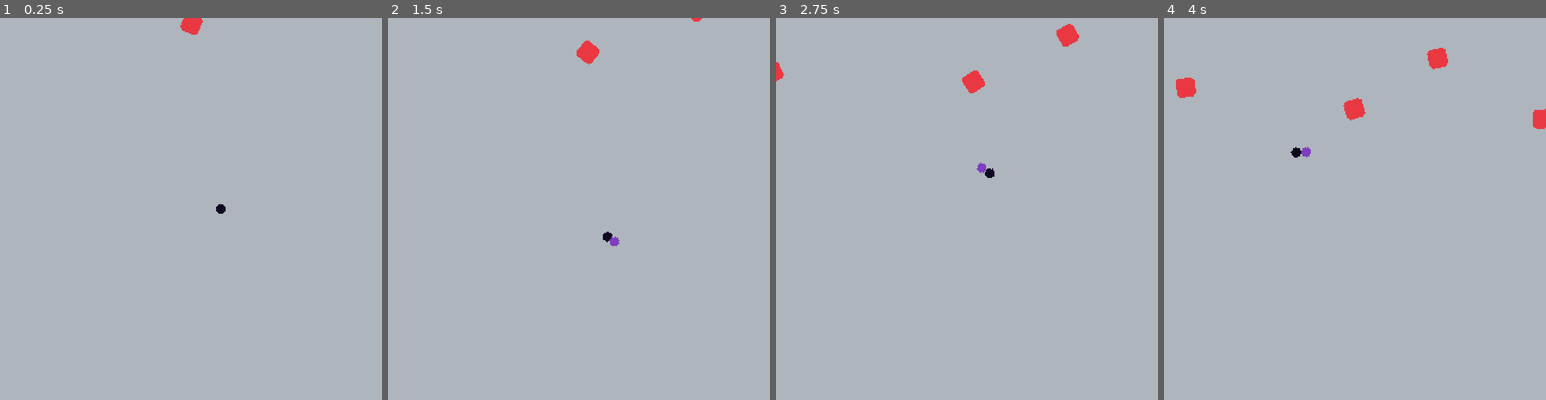
Above: before the commit, frames 1-4 (left to right).
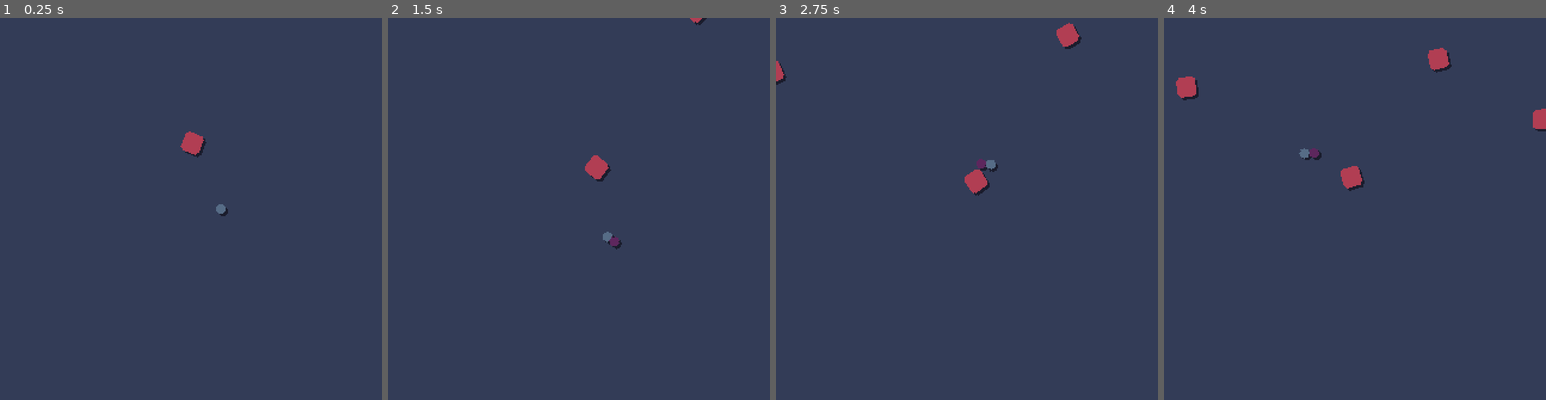
Above: after the commit, the same moments.

Repository: jamesbisraelson/7drl
Game: Godot game, scene res://scenes/game.tscn
Two runs of this game, one before a commit and one after it. Both use one fixed random seed, a clock stepped at 60 frames per second and the inputs below.
Inputs:
- Up to frame 1 (0.25 s): no input
- Up to frame 2 (1.5 s): hold D (game_right) 0.53-1.28 s; hold Down (ui_down) from 1.28 s (still down)
- Up to frame 3 (2.75 s): release Down (ui_down) at 2.03 s; hold D (game_right) from 2.03 s (still down)
- Up to frame 4 (4 s): release D (game_right) at 3.53 s; hold A (game_left) from 3.53 s (still down)

The runs differ from the first frame. In frame 1, 100% of the frame differs, in the area x 0-100%, y 0-100%; in frame 2, 100%; in frame 3, 100%; in frame 4, 100%.

Commit message:
added shadows and more animations

Diff:
--- a/scenes/ball.tscn
+++ b/scenes/ball.tscn
@@ -1,7 +1,8 @@
-[gd_scene load_steps=4 format=3 uid="uid://ctka577a28pc2"]
+[gd_scene load_steps=5 format=3 uid="uid://ctka577a28pc2"]
 
 [ext_resource type="Script" path="res://scripts/ball.gd" id="1_bfoiw"]
 [ext_resource type="Texture2D" uid="uid://cbqgo0ub8cy48" path="res://assets/blue.png" id="1_gba7d"]
+[ext_resource type="Texture2D" uid="uid://b6gpktqljoqpb" path="res://assets/ball_shadow.png" id="2_ceuxi"]
 
 [sub_resource type="CircleShape2D" id="CircleShape2D_4fx1t"]
 radius = 4.12311
@@ -10,7 +11,13 @@
 script = ExtResource("1_bfoiw")
 follow_speed = 10.0
 
+[node name="Shadow" type="Sprite2D" parent="."]
+texture_filter = 1
+position = Vector2(2, 2)
+texture = ExtResource("2_ceuxi")
+
 [node name="Sprite2D" type="Sprite2D" parent="."]
+z_index = 1
 texture_filter = 1
 texture = ExtResource("1_gba7d")
 
--- a/scenes/bullet.tscn
+++ b/scenes/bullet.tscn
@@ -10,7 +10,8 @@
 collision_layer = 2
 collision_mask = 2
 script = ExtResource("1_blvcx")
-move_speed = 300.0
+move_speed = 200.0
+damage = 20.0
 
 [node name="Sprite2D" type="Sprite2D" parent="."]
 texture_filter = 1
--- a/scenes/enemy.tscn
+++ b/scenes/enemy.tscn
@@ -1,21 +1,50 @@
-[gd_scene load_steps=4 format=3 uid="uid://capomuqd3tlcj"]
+[gd_scene load_steps=7 format=3 uid="uid://capomuqd3tlcj"]
 
 [ext_resource type="Script" path="res://scripts/enemy.gd" id="1_6526v"]
 [ext_resource type="Texture2D" uid="uid://c8noagwnmk5m5" path="res://assets/enemy.png" id="2_6se12"]
+[ext_resource type="Texture2D" uid="uid://dtkqog4kqutbu" path="res://assets/enemy_shadow.png" id="2_lbs7v"]
+[ext_resource type="Texture2D" uid="uid://bg2ahgc1gk5iy" path="res://assets/health_bar.png" id="3_fc0ta"]
+[ext_resource type="Texture2D" uid="uid://dng2durhqaa5g" path="res://assets/health_bar_red.png" id="4_6i6hm"]
 
 [sub_resource type="RectangleShape2D" id="RectangleShape2D_pth2k"]
 
 [node name="Enemy" type="CharacterBody2D" groups=["enemies"]]
+scale = Vector2(1, 1.04286)
 collision_layer = 7
 collision_mask = 7
 script = ExtResource("1_6526v")
 move_speed = 20.0
-rotate_speed = 1.5
-health = 100.0
+rotation_speed = 1.5
+max_health = 100.0
+
+[node name="Shadow" type="Sprite2D" parent="."]
+texture_filter = 1
+position = Vector2(2, 2)
+texture = ExtResource("2_lbs7v")
 
 [node name="Sprite2D" type="Sprite2D" parent="."]
+z_index = 1
 texture_filter = 1
 texture = ExtResource("2_6se12")
 
 [node name="CollisionShape2D" type="CollisionShape2D" parent="."]
+visible = false
 shape = SubResource("RectangleShape2D_pth2k")
+
+[node name="HealthBar" type="TextureProgressBar" parent="."]
+modulate = Color(1, 1, 1, 0)
+z_index = 2
+texture_filter = 1
+anchors_preset = 7
+anchor_left = 0.5
+anchor_top = 1.0
+anchor_right = 0.5
+anchor_bottom = 1.0
+offset_left = -8.0
+offset_top = -19.0
+offset_right = 8.0
+offset_bottom = -3.0
+grow_horizontal = 2
+grow_vertical = 0
+texture_under = ExtResource("3_fc0ta")
+texture_progress = ExtResource("4_6i6hm")
--- a/scenes/game.tscn
+++ b/scenes/game.tscn
@@ -29,7 +29,7 @@
 position = Vector2(160, 160)
 
 [node name="Enemy" parent="." instance=ExtResource("3_fb74o")]
-position = Vector2(160, 0)
+position = Vector2(160, 100)
 
 [node name="EnemySpawnTimer" type="Timer" parent="."]
 autostart = true
--- a/scenes/player.tscn
+++ b/scenes/player.tscn
@@ -1,7 +1,8 @@
-[gd_scene load_steps=4 format=3 uid="uid://bdcmtgroqhh28"]
+[gd_scene load_steps=5 format=3 uid="uid://bdcmtgroqhh28"]
 
 [ext_resource type="Script" path="res://scripts/player.gd" id="1_epm6p"]
 [ext_resource type="Texture2D" uid="uid://dy3vcegay1y8m" path="res://assets/black.png" id="2_5r4n0"]
+[ext_resource type="Texture2D" uid="uid://b6gpktqljoqpb" path="res://assets/ball_shadow.png" id="2_112hx"]
 
 [sub_resource type="CircleShape2D" id="CircleShape2D_6rg3k"]
 radius = 4.0
@@ -11,7 +12,13 @@
 move_speed = 100.0
 rotation_speed = 5.0
 
+[node name="Shadow" type="Sprite2D" parent="."]
+texture_filter = 1
+position = Vector2(2, 2)
+texture = ExtResource("2_112hx")
+
 [node name="Sprite2D" type="Sprite2D" parent="."]
+z_index = 1
 texture_filter = 1
 texture = ExtResource("2_5r4n0")
 
--- a/scenes/turret.tscn
+++ b/scenes/turret.tscn
@@ -1,6 +1,7 @@
-[gd_scene load_steps=4 format=3 uid="uid://cbn4jmq1h2k4j"]
+[gd_scene load_steps=5 format=3 uid="uid://cclrqew5kwxsr"]
 
-[ext_resource type="Script" path="res://turret.gd" id="1_xjryr"]
+[ext_resource type="Script" path="res://scripts/turret.gd" id="1_wwb3x"]
+[ext_resource type="Texture2D" uid="uid://dpoetb4ao3cu0" path="res://assets/turret_shadow.png" id="2_e2bo1"]
 [ext_resource type="Texture2D" uid="uid://cpftu1is580bb" path="res://assets/turret.png" id="2_ruoic"]
 
 [sub_resource type="CapsuleShape2D" id="CapsuleShape2D_umj60"]
@@ -10,14 +11,22 @@
 [node name="Turret" type="CharacterBody2D"]
 texture_filter = 1
 collision_layer = 4
-collision_mask = 0
-script = ExtResource("1_xjryr")
+collision_mask = 4
+script = ExtResource("1_wwb3x")
 move_amount = 5.0
+deceleration = 1000.0
+
+[node name="Shadow" type="Sprite2D" parent="."]
+texture_filter = 1
+position = Vector2(2, 2)
+texture = ExtResource("2_e2bo1")
 
 [node name="Sprite2D" type="Sprite2D" parent="."]
+z_index = 1
 texture = ExtResource("2_ruoic")
 
 [node name="CollisionShape2D" type="CollisionShape2D" parent="."]
+visible = false
 rotation = 1.5708
 shape = SubResource("CapsuleShape2D_umj60")
 
--- a/scenes/turret_ball.tscn
+++ b/scenes/turret_ball.tscn
@@ -6,8 +6,8 @@
 [node name="Ball" instance=ExtResource("1_pyjh4")]
 type = "turret"
 
-[node name="Sprite2D" parent="." index="0"]
+[node name="Sprite2D" parent="." index="1"]
 texture = ExtResource("2_vbf68")
 
-[node name="ActionTimer" parent="." index="2"]
-wait_time = 5.0
+[node name="ActionTimer" parent="." index="3"]
+wait_time = 20.0
--- a/scripts/ball.gd
+++ b/scripts/ball.gd
@@ -2,21 +2,28 @@
 
 const Bullet = preload('res://scenes/bullet.tscn')
 const Turret = preload('res://scenes/turret.tscn')
+
 const COLLAPSE_CHANCE = 0.01
+const TURRET_VELOCITY = 200.0
+const SHOOT_DISTANCE = 100.0
 
 @export var follow_speed: float
-@export var health: float
+@export var max_health: float
+var health: float
 @export_enum('bullet', 'turret', 'collapse') var type: String
 
 var to_follow: Node2D
+var shadow_offset: Vector2
 
 
 func _ready():
-	print(type)
+	shadow_offset = $Shadow.position
 	add_to_group(type)
 
 
 func _physics_process(delta: float) -> void:
+	$Shadow.rotation = to_follow.rotation
+	$Shadow.global_position = global_position + shadow_offset
 	global_position = global_position.lerp(to_follow.global_position, follow_speed * delta)
 	rotation = to_follow.rotation
 
@@ -36,7 +43,7 @@
 			if global_position.distance_squared_to(enemy.global_position) < global_position.distance_squared_to(closest.global_position):
 				closest = enemy
 
-		if global_position.distance_to(closest.global_position) < 50:
+		if global_position.distance_to(closest.global_position) < SHOOT_DISTANCE:
 			var bullet = Bullet.instantiate()
 			get_parent().add_child(bullet)
 			bullet.global_position = global_position
@@ -47,10 +54,12 @@
 	var turret = Turret.instantiate()
 	get_parent().add_child(turret)
 	turret.global_position = self.global_position
+	turret.velocity = Vector2(randf_range(-1.0, 1.0), randf_range(-1.0, 1.0)).normalized() * TURRET_VELOCITY
 
 
 func collapse_enemies():
-	if randf() < 0.01:
+	if randf() < COLLAPSE_CHANCE:
 		var enemies = get_tree().get_nodes_in_group('enemies')
 		for enemy in enemies:
-			enemy.kill()
+			var hit_tween = enemy.hit_anim()
+			hit_tween.tween_callback(enemy.kill)
--- a/scripts/bullet.gd
+++ b/scripts/bullet.gd
@@ -1,12 +1,12 @@
 extends CharacterBody2D
 
 @export var move_speed: float
+@export var damage: float
 
 
 func _process(delta: float) -> void:
 	velocity = Vector2(move_speed, 0).rotated(rotation)
 	var collision: KinematicCollision2D = move_and_collide(velocity * delta)
 	if collision and collision.get_collider().is_in_group('enemies'):
-		collision.get_collider().kill()
-		await get_tree().process_frame
+		collision.get_collider().take_damage(damage)
 		queue_free()
--- a/scripts/enemy.gd
+++ b/scripts/enemy.gd
@@ -1,22 +1,52 @@
 extends CharacterBody2D
 
 @export var move_speed: float
-@export var rotate_speed: float
-@export var health: float
+@export var rotation_speed: float
+@export var max_health: float
+var health: float
+var shadow_offset: Vector2
+
+
+func _ready() -> void:
+	shadow_offset = $Shadow.position
+	health = max_health
 
 
 func _process(delta: float) -> void:
-	$Sprite2D.rotation += delta * rotate_speed
+	$HealthBar.value = health
+	$Sprite2D.rotation += delta * rotation_speed
+	$Shadow.rotation += delta * rotation_speed
+	$Shadow.global_position = global_position + shadow_offset
 	var player: CharacterBody2D = get_node('/root/Game/Player')
 	var direction: Vector2 = global_position.direction_to(player.global_position).normalized()
 	velocity = direction * move_speed
 	move_and_collide(velocity * delta)
 
-func take_damage(amount: float):
+func take_damage(amount: float) -> void:
+	hit_anim()
 	health -= amount
+	if health <= 0:
+		kill()
+	show_health_bar()
 
-func kill():
+
+func hit_anim() -> Tween:
+	var tween = get_tree().create_tween()
+	tween.tween_property($Sprite2D, 'modulate', Color(10, 10, 10), 0.05)
+	tween.tween_property($Sprite2D, 'modulate', Color(1, 1, 1), 0.05)
+	return tween
+
+
+func kill() -> void:
 	queue_free()
+
+
+func show_health_bar() -> void:
+	var tween = get_tree().create_tween()
+	tween.tween_property($HealthBar, 'modulate:a', 1.0, 0.25)
+	tween.tween_interval(10.0)
+	tween.tween_property($HealthBar, 'modulate:a', 0.0, 0.25)
+
 
 func _exit_tree() -> void:
 	var collapse_balls = get_tree().get_nodes_in_group('collapse')
--- a/scripts/player.gd
+++ b/scripts/player.gd
@@ -9,10 +9,16 @@
 
 var direction: float
 var balls: Array
+var shadow_offset: Vector2
+
+
+func _ready() -> void:
+	shadow_offset = $Shadow.position
 
 
 func _physics_process(delta: float) -> void:
 	get_input()
+	$Shadow.global_position = global_position + shadow_offset
 	rotation += direction * rotation_speed * delta
 	velocity = Vector2(move_speed, 0).rotated(rotation)
 	move_and_slide()
--- a/turret.gd
+++ b/scripts/turret.gd
@@ -2,15 +2,30 @@
 
 const Bullet = preload('res://scenes/turret_bullet.tscn')
 
-@export var health: float
+@export var max_health: float
 @export var move_amount: float
+@export var deceleration: float
+
+var health: float
+var shadow_offset: Vector2
 
 
 func _ready() -> void:
+	shadow_offset = $Shadow.position
 	move()
 
 
-func move():
+func _process(delta: float) -> void:
+	$Shadow.global_rotation = global_rotation
+	$Shadow.global_position = global_position + shadow_offset
+
+
+func _physics_process(delta: float) -> void:
+	velocity = velocity.move_toward(Vector2.ZERO, deceleration * delta)
+	move_and_collide(velocity * delta)
+
+
+func move() -> Tween:
 	var new_rot = move_toward(rotation, rotation + wrapf(global_position.angle_to_point(get_closest_enemy_pos()) - rotation, -PI, PI), PI/4)
 	var new_pos = Vector2(move_amount, 0).rotated(new_rot)
 
@@ -22,9 +37,11 @@
 	tween.tween_callback(move)
 
 	var tween2 = get_tree().create_tween()
-	tween2.tween_property(self, 'scale:x', scale.x, 0.5)
+	tween2.tween_interval(0.5)
 	tween2.tween_property(self, 'scale:x', scale.x * 1.25, 0.5)
 	tween2.tween_property(self, 'scale:x', scale.x, 0.5)
+
+	return tween
 
 
 func get_closest_enemy_pos():
Binary file changed: assets/background.png
Binary file added: assets/ball_shadow.png
Not shown, added: assets/ball_shadow.png.import
Binary file changed: assets/black.png
Binary file changed: assets/blue.png
Binary file changed: assets/bullet.png
Binary file changed: assets/enemy.png
Binary file added: assets/enemy_shadow.png
Not shown, added: assets/enemy_shadow.png.import
Binary file changed: assets/green.png
Binary file added: assets/health_bar.png
Not shown, added: assets/health_bar.png.import
(and 11 more such lines)
